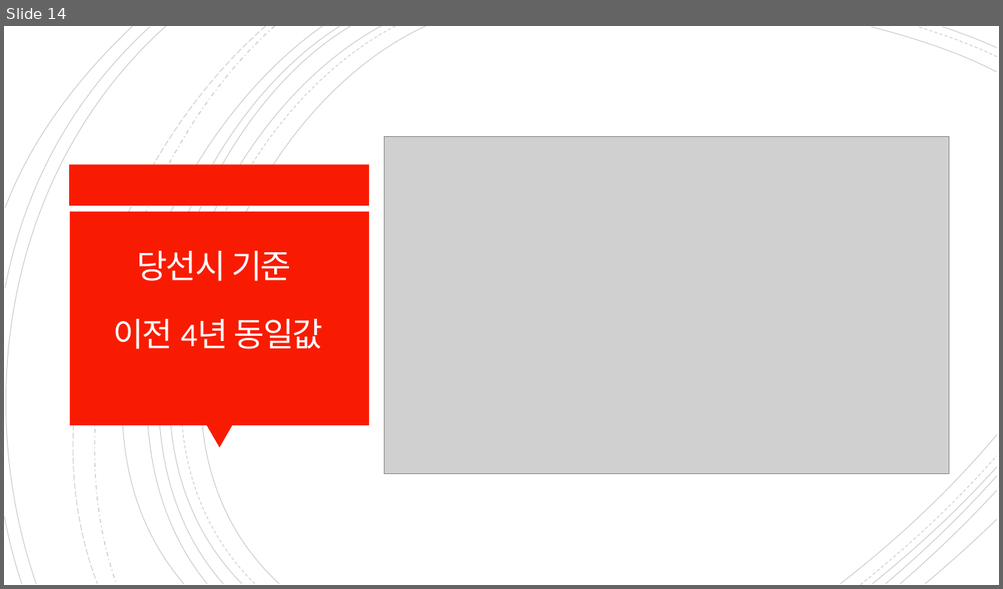
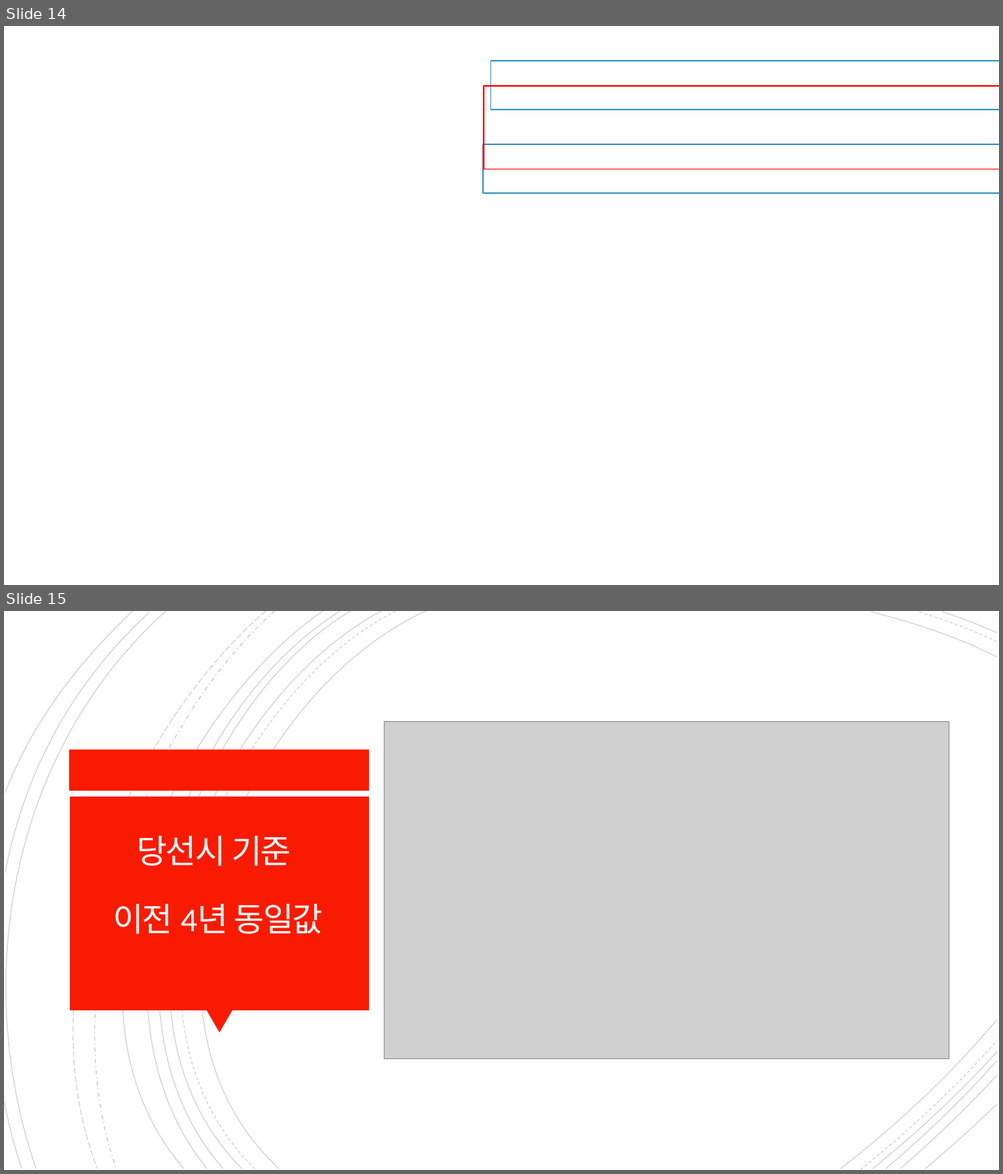
Before and after one commit to letcodesing/project, a slide deck: 개인1/발표용 파일/발표용.pptx. Shown one above the other, each under a label of ours: slide 14 before the commit, slides 14 and 15 after it. The pictures are 1003x589 and 1003x1174 pixels, drawn with LibreOffice and Linux fonts; fonts in the diff are those of the drawing; grey boxes stand for pictures; background and template pictures are left out. Boxes give left, top, right and bottom in pixels: in the first picture for what was removed or moved away, otherwise in the second. Text is boxed around its words. In the diff, an @@ line names an element or a change of style, - is before the commit and + after.

```diff
--- a/개인1/발표용 파일/발표용.pptx
+++ b/개인1/발표용 파일/발표용.pptx
@@ slide 14 added at [4,26,999,585], background picture (left out) @@
@@ rectangle added at [490,61,999,110], outline #3B95C4 1.25 pt @@
@@ rectangle added at [484,86,999,170], outline #FF0000 1.25 pt @@
@@ rectangle added at [483,144,999,194], outline #3B95C4 1.25 pt @@
@@ what was slide 14 is now slide 15 @@
```
Also in this commit, not shown: 5 slides changed, 5 other slides added, 1 slide removed, 16 other files.
